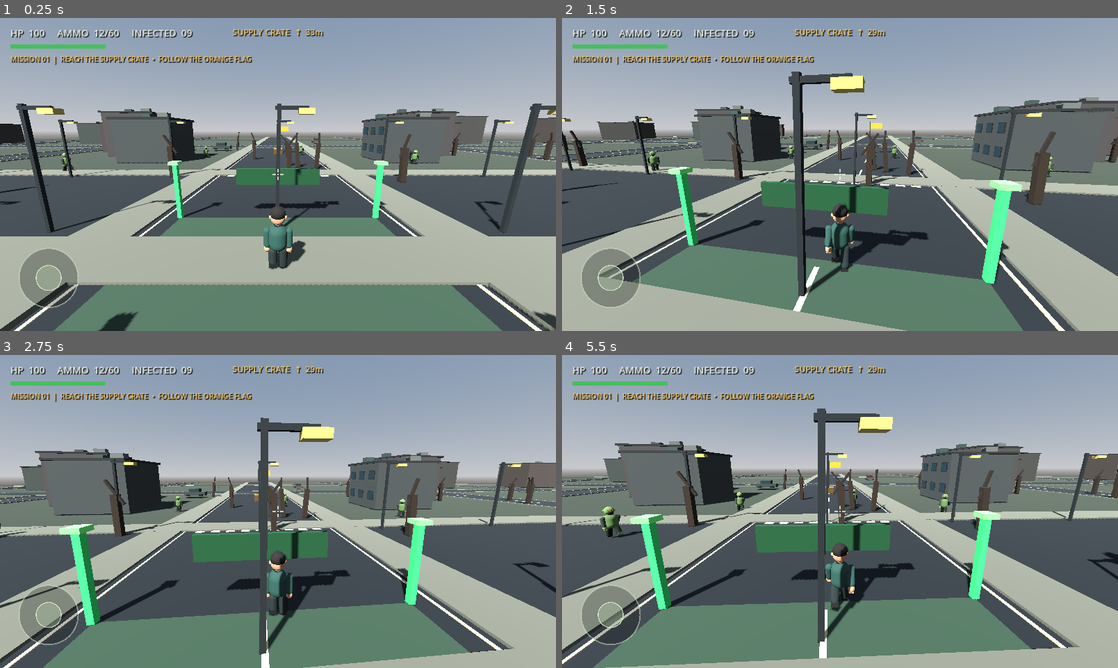
Above: before the commit, frames 1-4 (two rows, left to right).
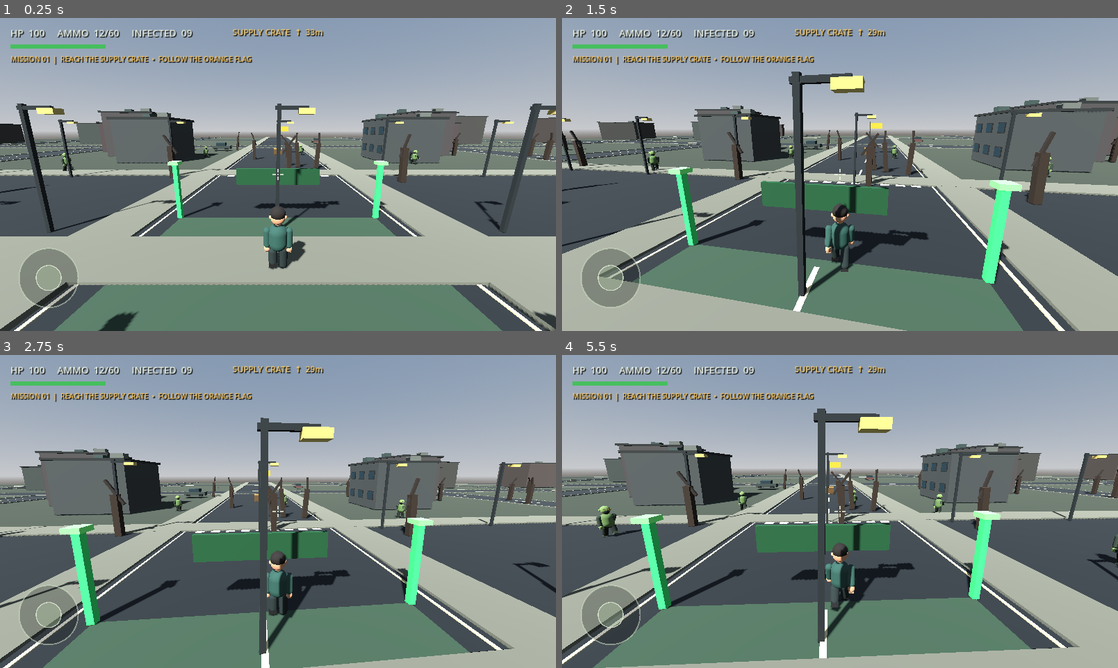
Above: after the commit, the same moments.

Repository: aljunatis40-alt/zombie-world-survivor
Game: Godot game, scene res://scenes/main.tscn
Same seed, same stepped clock (60 frames per second), same inputs: the game is played once before the commit and once after it.
Inputs (mouse positions are in pixels of both pictures, inside the frame that each line leads up to):
- Up to frame 1 (0.25 s): no input
- Up to frame 2 (1.5 s): move the mouse to (867, 174) at 0.52 s; hold W (move_forward) from 0.53 s (still down); click (867, 174) at 0.6 s; move the mouse to (812, 174) at 1.27 s; tap Shift (sprint) at 1.35 s
- Up to frame 3 (2.75 s): keep holding W (move_forward); move the mouse to (289, 505) at 2.02 s; click (289, 505) at 2.1 s
- Up to frame 4 (5.5 s): keep holding W (move_forward); move the mouse to (834, 517) at 2.77 s; tap Shift (sprint) at 2.85, 4.35 s; move the mouse to (878, 514) at 3.52 s; click (878, 514) at 3.6 s; move the mouse to (795, 508) at 4.27 s; move the mouse to (845, 511) at 5.02 s; click (845, 511) at 5.1 s

The runs differ from the first frame. In frame 1, less than 0.1% of the frame differs, in the area x 11-76%, y 41-49%; in frame 2, less than 0.1%; in frame 3, 0.1%; in frame 4, 0.7%, in the area x 6-100%, y 42-68%.

Commit message:
Improve zombie variation and close-range chase behavior

Diff:
--- a/scripts/zombie.gd
+++ b/scripts/zombie.gd
@@ -17,10 +17,13 @@
 var right_leg: Node3D
 var animation_clock := 0.0
 var hit_flash := 0.0
+var personal_speed := 1.0
 
 func _ready() -> void:
 	add_to_group("zombies")
 	health = max_health
+	personal_speed = 0.92 + float(int(get_instance_id()) % 19) * 0.01
+	move_speed *= personal_speed
 	var collision := CollisionShape3D.new()
 	var capsule := CapsuleShape3D.new()
 	capsule.radius = 0.48
@@ -39,6 +42,8 @@
 	var dark := _material(Color(0.09, 0.12, 0.08))
 	var eye_material := _material(Color(0.82, 0.48, 0.16))
 	_add_capsule(visual, "Torso", 0.30, 0.91, Vector3(0, 0.10, 0), body_material)
+	_add_box(visual, "TornShirtPatch", Vector3(0.18, 0.24, 0.06), Vector3(-0.20, 0.24, -0.22), torn_clothes)
+	_add_box(visual, "UtilityBelt", Vector3(0.54, 0.12, 0.34), Vector3(0, -0.30, 0), dark)
 	_add_sphere(visual, "Head", 0.235, Vector3(0, 0.78, 0), skin)
 	_add_sphere(visual, "LeftEar", 0.06, Vector3(-0.22, 0.79, 0), skin)
 	_add_sphere(visual, "RightEar", 0.06, Vector3(0.22, 0.79, 0), skin)
@@ -128,8 +133,9 @@
 	var is_attacking := distance <= 1.45
 	if not is_attacking:
 		var direction := to_player.normalized()
-		velocity.x = direction.x * move_speed
-		velocity.z = direction.z * move_speed
+		var chase_speed := move_speed * (1.38 if distance < 10.0 else 1.0)
+		velocity.x = direction.x * chase_speed
+		velocity.z = direction.z * chase_speed
 		visual.rotation.y = lerp_angle(visual.rotation.y, atan2(-direction.x, -direction.z), delta * 7.0)
 	else:
 		velocity.x = move_toward(velocity.x, 0.0, move_speed * 5.0 * delta)
